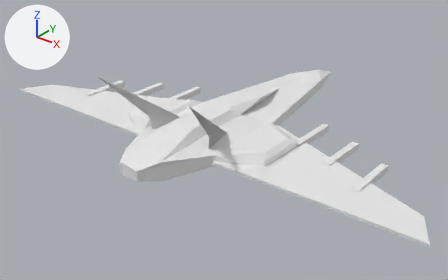
One commit to the Blender file blender/spaceships.blend: the scene before it, then after it.
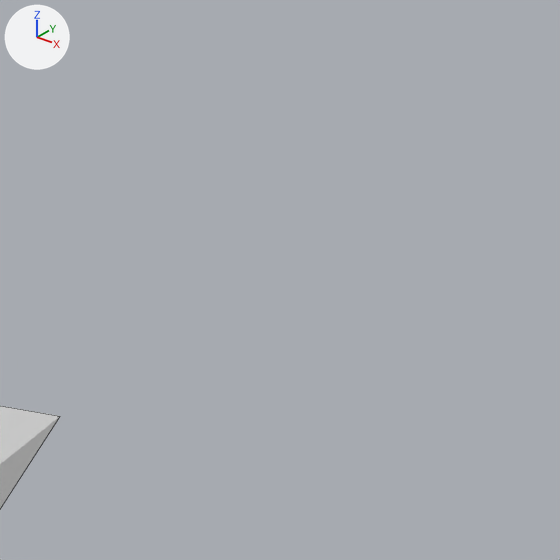
Each version appears first whole from a 50 mm lens placed at (2.49, -3.03, 1.84), pointed at (-0.3, 0.45, -0.32), and next in a close-up on the part from 72% to 93% of the width and 0% to 35% of the height. Arrows for +X, +Y and +Z are at upper left; the lights stay in place. The close-ups show mesh edges as thin lines.

Names of what the first close-up shows: 'Spaceship'.
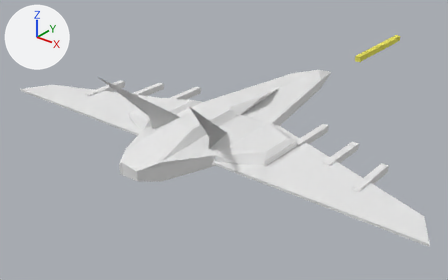
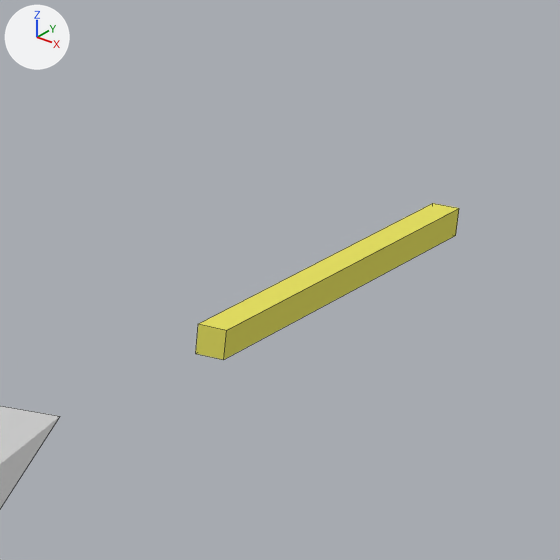
Boxes (x1, y1, x2, y2) around the edits, measured in the close-ups (560 x 560 px):
'Shoot', added (yellow)
    after: (196, 203, 459, 360)

The edits, one by one:
Material 'Material' (mat_material) is new.
Its base color is (0.8, 0.756, 0.126) (yellow #e7e163).
Mesh me_shoot is new.
It is a box spanning x -0.025..0.025, y -0.438..0.438, z -0.025..0.025.
It uses material mat_material (yellow #e7e163).
Object 'Shoot' (ob_shoot) is new; it shows me_shoot.
Its location is (0.0, 2.5, 0.0).
